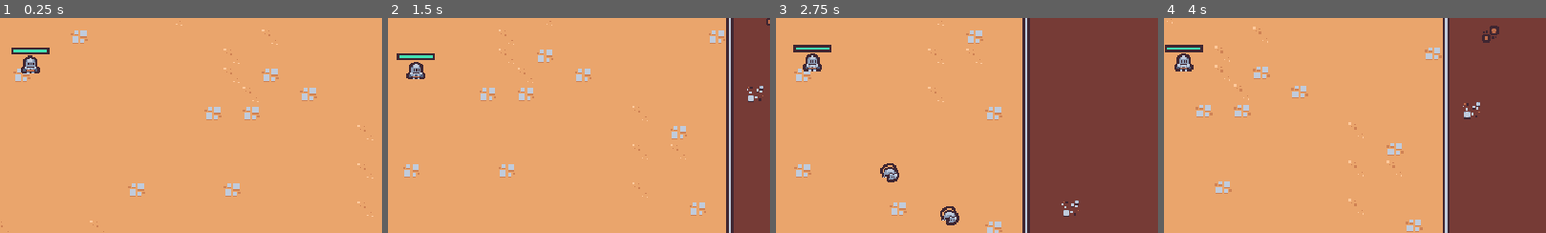
Above: before the commit, frames 1-4 (left to right).
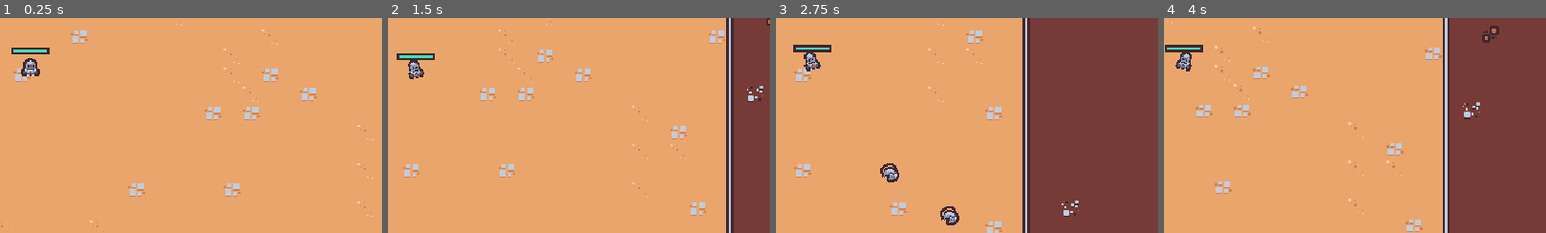
Above: after the commit, the same moments.

Repository: xiaorongdian/2dsurvivorscourse
Game: Godot game, scene res://scenes/main/main.tscn
The game is run twice, just before and just after one commit, with the same random seed, the same clock (stepped at 60 frames per second) and the same inputs.
Inputs (mouse positions are % of the whole screen's width and height, from its top left):
- Up to frame 1 (0.25 s): no input
- Up to frame 2 (1.5 s): move the mouse to (72, 45) at 0.52 s; press the mouse at (72, 45) at 0.53 s; hold Right (move_right) 0.53-1.28 s; move the mouse to (30, 55) at 1.27 s; release the mouse at (30, 55) at 1.28 s; hold Down (move_down) from 1.28 s (still down); click (30, 55) at 1.35 s
- Up to frame 3 (2.75 s): move the mouse to (60, 28) at 2.02 s; release Down (move_down) at 2.03 s; press the mouse at (60, 28) at 2.03 s; hold Right (move_right) from 2.03 s (still down)
- Up to frame 4 (4 s): move the mouse to (45, 70) at 2.77 s; release Right (move_right) at 2.78 s; release the mouse at (45, 70) at 2.78 s; hold Up (move_up) 2.78-3.53 s; click (45, 70) at 2.85 s; move the mouse to (80, 65) at 3.52 s; press the mouse at (80, 65) at 3.53 s; hold Left (move_left) from 3.53 s (still down)
The pictures show only the part of the screen within x 46-96%, y 39-89%; the shares and areas given below are measured in that part.

The runs differ from the first frame. In frame 1, 0.3% of the frame differs, in the area x 5-11%, y 17-28%; in frame 2, 0.3%; in frame 3, 0.3%; in frame 4, 0.3%.

Commit message:
玩家动画！很重要！翻转！

Diff:
--- a/scenes/game_object/player/player.gd
+++ b/scenes/game_object/player/player.gd
@@ -5,10 +5,19 @@
 const JIA_SU_PING_HUA = 25 #角色移动缓冲加速粒度
 var number_colliding_bodies = 0 #当前有几个敌人在碰撞区内
 
+#受伤定时器
 @onready var damage_interval_timer = $DamageIntervalTimer
+#hp组件
 @onready var health_component = $HealthComponent
+#hpUI
 @onready var health_bar = $HealthBar
+#能力
 @onready var abilities = $Abilitise
+#动画
+@onready var animation_player = $AnimationPlayer
+#翻转
+@onready var visuals = $Visuals
+
 
 func _ready() -> void:
 	$CollisionArea2D.body_entered.connect(on_body_entered)
@@ -20,13 +29,26 @@
 
 
 func _process(delta: float) -> void:
-	var movme_vector = get_movment_vector()
-	var direction = movme_vector.normalized()
+	var movement_vector = get_movment_vector()
+	var direction = movement_vector.normalized()
 	var target_velocity = direction * MAX_SPEED
 	#平滑跟随移动
 	velocity = velocity.lerp(target_velocity, 1 - exp(-delta * JIA_SU_PING_HUA))
 
 	move_and_slide()
+
+	if movement_vector.x != 0 || movement_vector.y != 0:
+		animation_player.play("walk")
+	else:
+		animation_player.play("RESET")
+
+	var move_sign = sign(movement_vector.x)
+	if move_sign == 0:
+		#如果x轴不移动则保持朝向
+		return
+	else:
+		#x轴正向移动就是1,1 反方向就是 -1,1 ，反方向纹理和动画就翻转
+		visuals.scale = Vector2(move_sign, 1)
 
 
 func get_movment_vector():
--- a/scenes/game_object/player/player.tscn
+++ b/scenes/game_object/player/player.tscn
@@ -1,9 +1,96 @@
-[gd_scene load_steps=10 format=3 uid="uid://b18o0gkulxfsp"]
+[gd_scene load_steps=13 format=3 uid="uid://b18o0gkulxfsp"]
 
 [ext_resource type="Texture2D" uid="uid://djictqy0tyt7o" path="res://scenes/game_object/player/player.png" id="1_8afob"]
 [ext_resource type="Script" uid="uid://cwqc58gw2yvvg" path="res://scenes/game_object/player/player.gd" id="1_dovo2"]
 [ext_resource type="PackedScene" uid="uid://bt7qjoy5mv40h" path="res://scenes/ability/sword_ability_controller/sword_ability_controller.tscn" id="2_gmlin"]
 [ext_resource type="PackedScene" uid="uid://cxm8ccp38p802" path="res://scenes/component/health_component.tscn" id="2_ss5pk"]
+
+[sub_resource type="Animation" id="Animation_ss5pk"]
+resource_name = "walk"
+length = 0.4
+loop_mode = 1
+step = 0.1
+tracks/0/type = "value"
+tracks/0/imported = false
+tracks/0/enabled = true
+tracks/0/path = NodePath("Visuals/Sprite2D:position")
+tracks/0/interp = 2
+tracks/0/loop_wrap = true
+tracks/0/keys = {
+"times": PackedFloat32Array(0, 0.1, 0.3),
+"transitions": PackedFloat32Array(1, 1, 1),
+"update": 0,
+"values": [Vector2(0, 7), Vector2(0, 1), Vector2(0, 7)]
+}
+tracks/1/type = "value"
+tracks/1/imported = false
+tracks/1/enabled = true
+tracks/1/path = NodePath("Visuals/Sprite2D:rotation")
+tracks/1/interp = 2
+tracks/1/loop_wrap = true
+tracks/1/keys = {
+"times": PackedFloat32Array(0, 0.1, 0.2, 0.4),
+"transitions": PackedFloat32Array(1, 1, 1, 1),
+"update": 0,
+"values": [0.0, -0.261799, 0.261799, 0.0]
+}
+tracks/2/type = "value"
+tracks/2/imported = false
+tracks/2/enabled = true
+tracks/2/path = NodePath("Visuals/Sprite2D:scale")
+tracks/2/interp = 2
+tracks/2/loop_wrap = true
+tracks/2/keys = {
+"times": PackedFloat32Array(0, 0.1, 0.3, 0.4),
+"transitions": PackedFloat32Array(0.757861, 2.54912, 0.999999, 1),
+"update": 0,
+"values": [Vector2(1, 1), Vector2(0.8, 1.1), Vector2(1.5, 0.7), Vector2(1, 1)]
+}
+
+[sub_resource type="Animation" id="Animation_tj6oj"]
+length = 0.001
+tracks/0/type = "value"
+tracks/0/imported = false
+tracks/0/enabled = true
+tracks/0/path = NodePath("Visuals/Sprite2D:position")
+tracks/0/interp = 1
+tracks/0/loop_wrap = true
+tracks/0/keys = {
+"times": PackedFloat32Array(0),
+"transitions": PackedFloat32Array(1),
+"update": 0,
+"values": [Vector2(0, 5)]
+}
+tracks/1/type = "value"
+tracks/1/imported = false
+tracks/1/enabled = true
+tracks/1/path = NodePath("Visuals/Sprite2D:rotation")
+tracks/1/interp = 1
+tracks/1/loop_wrap = true
+tracks/1/keys = {
+"times": PackedFloat32Array(0),
+"transitions": PackedFloat32Array(1),
+"update": 0,
+"values": [0.0]
+}
+tracks/2/type = "value"
+tracks/2/imported = false
+tracks/2/enabled = true
+tracks/2/path = NodePath("Visuals/Sprite2D:scale")
+tracks/2/interp = 1
+tracks/2/loop_wrap = true
+tracks/2/keys = {
+"times": PackedFloat32Array(0),
+"transitions": PackedFloat32Array(1),
+"update": 0,
+"values": [Vector2(1, 1)]
+}
+
+[sub_resource type="AnimationLibrary" id="AnimationLibrary_pknkg"]
+_data = {
+&"RESET": SubResource("Animation_tj6oj"),
+&"walk": SubResource("Animation_ss5pk")
+}
 
 [sub_resource type="StyleBoxFlat" id="StyleBoxFlat_ss5pk"]
 bg_color = Color(0.247059, 0.14902, 0.192157, 1)
@@ -31,6 +118,11 @@
 motion_mode = 1
 script = ExtResource("1_dovo2")
 
+[node name="AnimationPlayer" type="AnimationPlayer" parent="."]
+libraries = {
+&"": SubResource("AnimationLibrary_pknkg")
+}
+
 [node name="HealthComponent" parent="." instance=ExtResource("2_ss5pk")]
 
 [node name="Abilitise" type="Node" parent="."]
@@ -54,17 +146,19 @@
 value = 0.5
 show_percentage = false
 
-[node name="Sprite2D" type="Sprite2D" parent="."]
+[node name="Visuals" type="Node2D" parent="."]
+
+[node name="Sprite2D" type="Sprite2D" parent="Visuals"]
 position = Vector2(0, 5)
 texture = ExtResource("1_8afob")
-offset = Vector2(0, -8)
+offset = Vector2(0, -6)
 
 [node name="CollisionArea2D" type="Area2D" parent="."]
-visible = false
 collision_layer = 0
 collision_mask = 8
 
 [node name="CollisionShape2D" type="CollisionShape2D" parent="CollisionArea2D"]
+visible = false
 shape = SubResource("CircleShape2D_tj6oj")
 
 [node name="PickUp" type="Area2D" parent="."]
Not shown, changed: 2DSurvivorsCourse.pck
